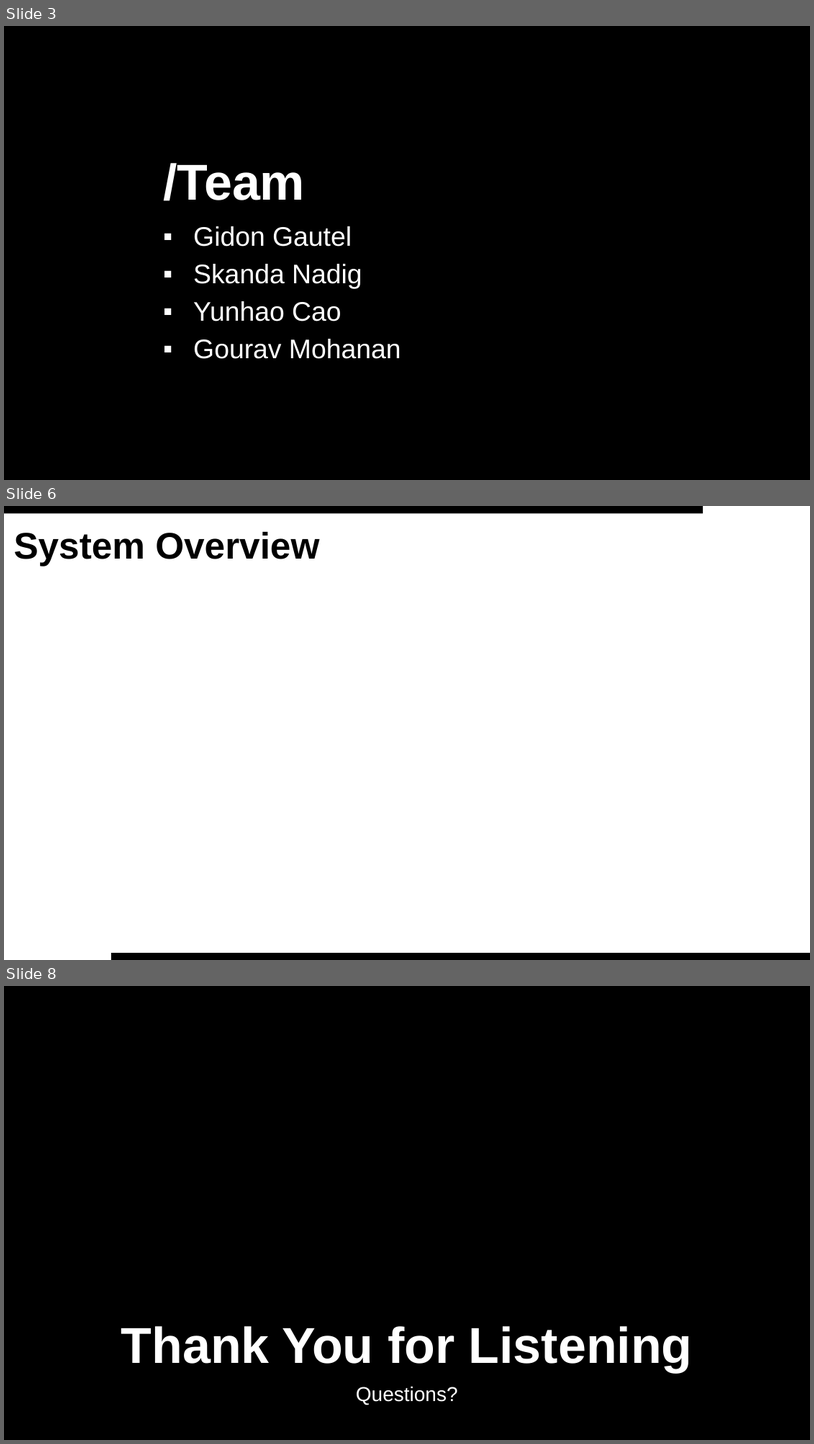
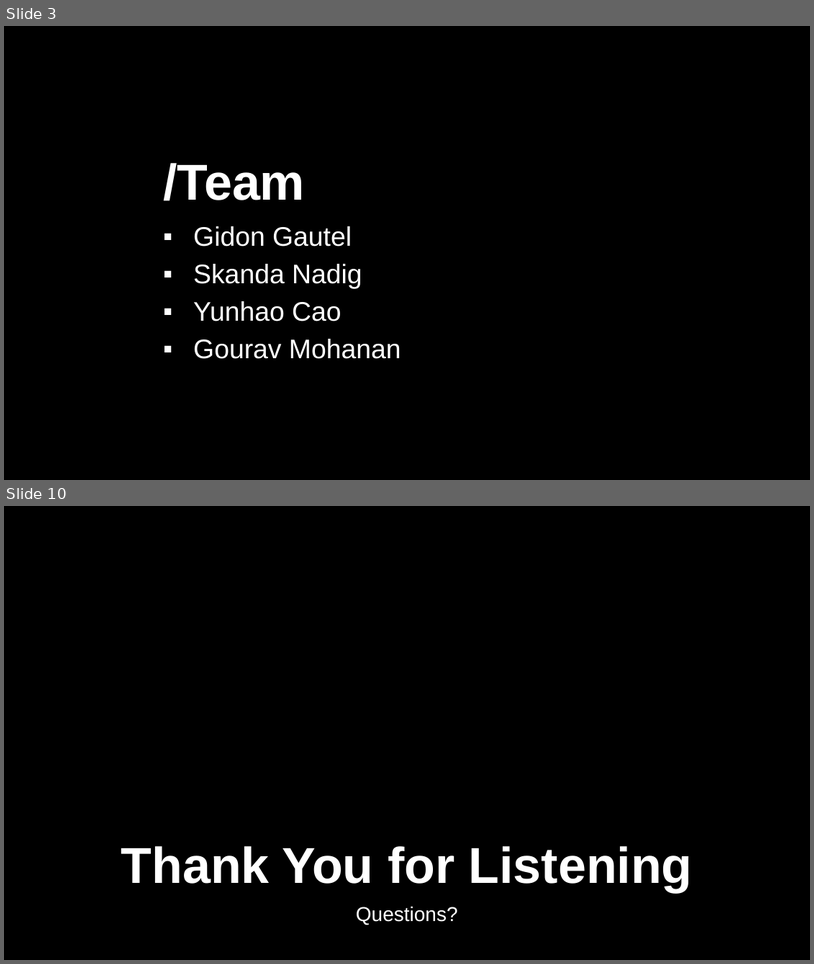
Before and after one commit to gautelg/EK505_Final_Project, a slide deck: Report_Presentation/Presentation.pptx. Shown one above the other, each under a label of ours: slides 3, 6 and 8 before the commit, slides 3 and 10 after it; the slides between them are not shown. The pictures are 814x1444 and 814x964 pixels, drawn with LibreOffice and Linux fonts; fonts in the diff are those of the drawing; background and template pictures are left out. Boxes give left, top, right and bottom in pixels: in the first picture for what was removed or moved away, otherwise in the second. Text is boxed around its words. In the diff, an @@ line names an element or a change of style, - is before the commit and + after.

```diff
--- a/Report_Presentation/Presentation.pptx
+++ b/Report_Presentation/Presentation.pptx
@@ slide 6 removed at (4,506,810,960), background #FFFFFF @@
@@ rectangle removed at (4,506,703,514) @@
@@ title removed at (14,531,319,566) @@
-System Overview
@@ rectangle removed at (111,952,810,960) @@
@@ what was slide 8 is now slide 10 @@
```
Also in this commit, not shown: 3 slides changed, 3 slides added, 16 other files.
